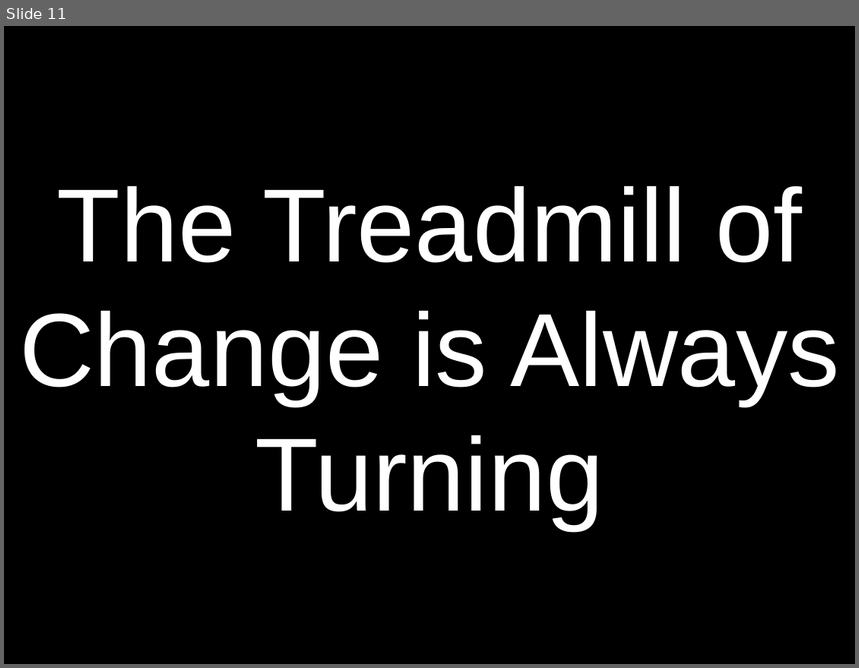
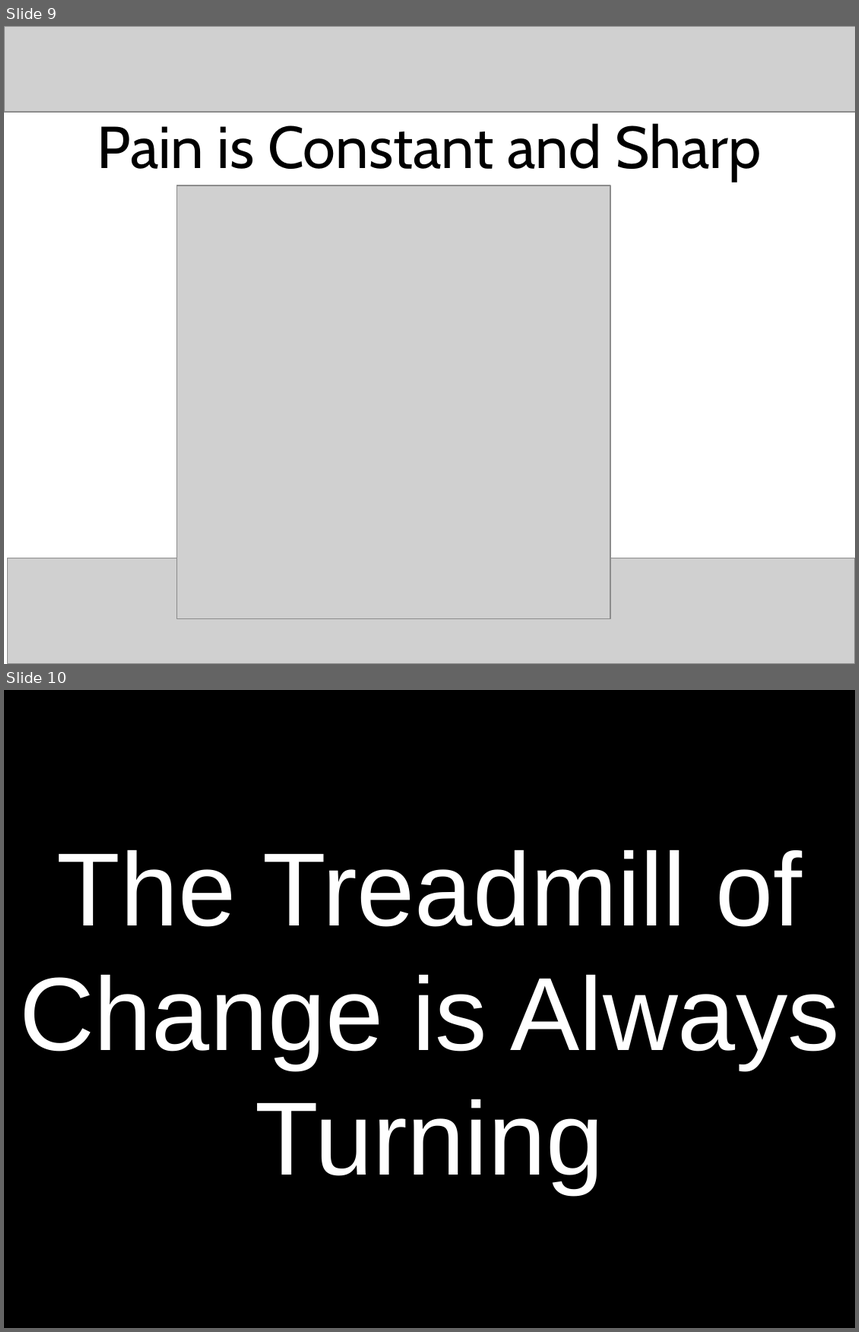
Before and after one commit to craignicol/scotaltdotnet, a slide deck: seattle/HORN Pres.ppt. Shown one above the other, each under a label of ours: slide 11 before the commit, slides 9 and 10 after it. The pictures are 859x668 and 859x1332 pixels, drawn with LibreOffice and Linux fonts; fonts in the diff are those of the drawing; grey boxes stand for pictures. Boxes give left, top, right and bottom in pixels: in the first picture for what was removed or moved away, otherwise in the second. Text is boxed around its words. In the diff, an @@ line names an element or a change of style, - is before the commit and + after.

```diff
--- a/seattle/HORN Pres.ppt
+++ b/seattle/HORN Pres.ppt
@@ slide 9 added at (4,26,855,664), background #FFFFFF @@
@@ picture added at (4,26,855,112) @@
@@ text added at (97,123,762,182), 50 pt, text #000000 @@
+Pain is Constant and Sharp
@@ picture added at (177,186,610,620) @@
@@ picture added at (7,559,855,664) @@
@@ what was slide 11 is now slide 10 @@
```
Also in this commit, not shown: 2 slides changed, 1 other slide added, 2 slides removed, 1 other file.
